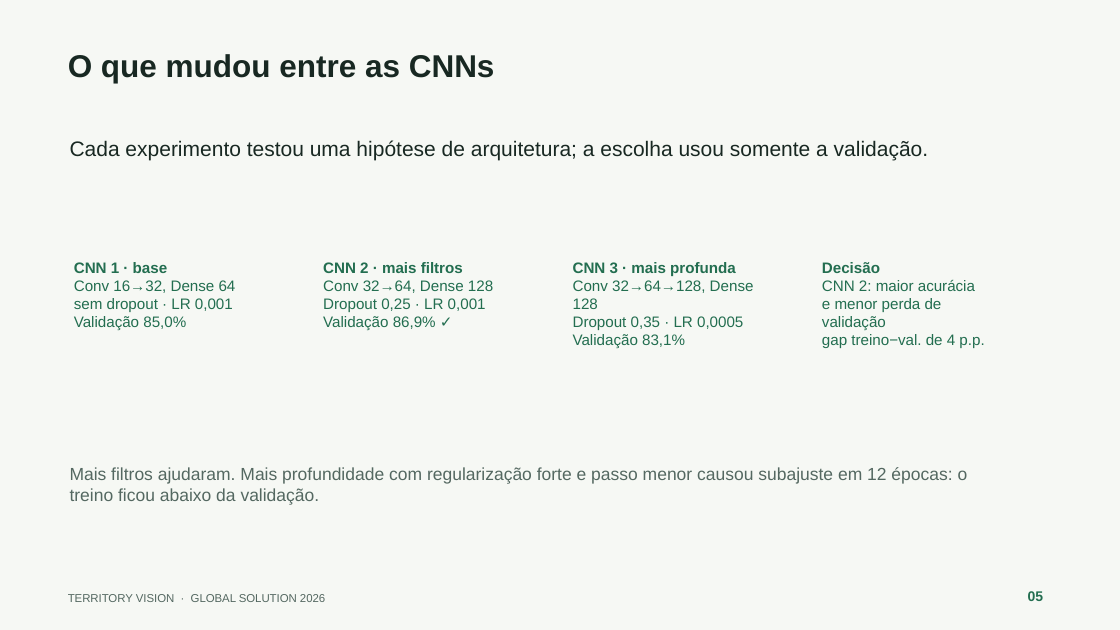
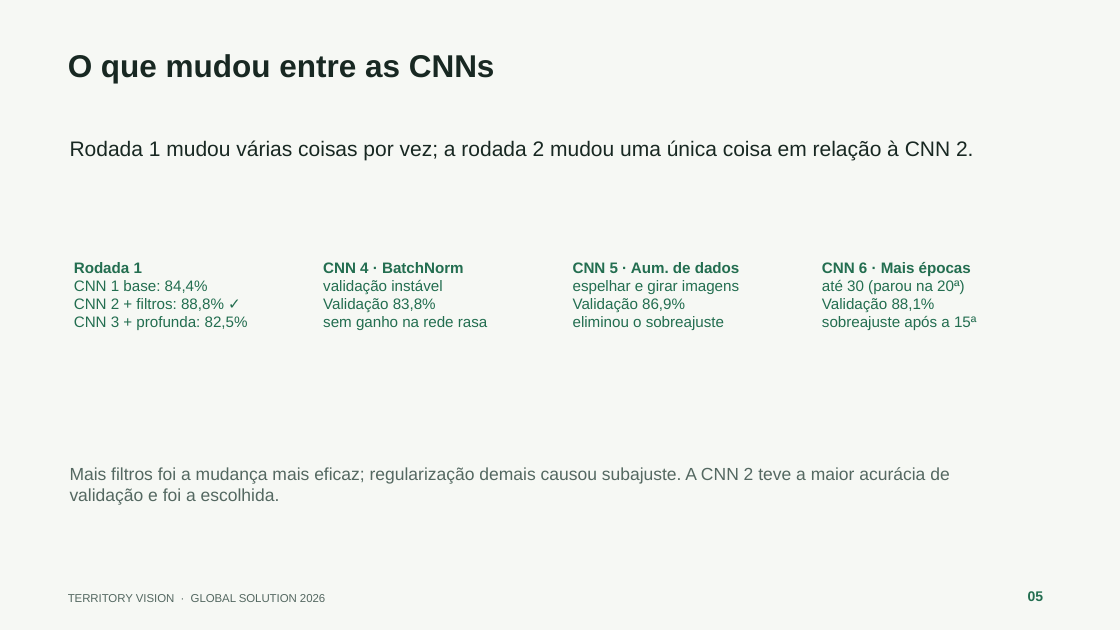
Before and after one commit to JoaoVictorAAbreu-Dev/gs-2026-cnn, a slide deck: slide 5 of docs/Territory_Vision_Apresentacao_Final.pptx. Drawn at 1120x630 pixels with LibreOffice and Linux fonts; fonts in the diff are those of the drawing. Boxes give left, top, right and bottom in pixels: in the first picture for what was removed or moved away, otherwise in the second. Text is boxed around its words. In the diff, an @@ line names an element or a change of style, - is before the commit and + after.

Commit message:
Registra a execução completa dos 6 experimentos
- Notebook executado no GitHub Actions com análise da segunda rodada
- Slides, README e resultados atualizados com os novos números

```diff
--- a/docs/Territory_Vision_Apresentacao_Final.pptx
+++ b/docs/Territory_Vision_Apresentacao_Final.pptx
@@ text at bbox=[70, 140, 973, 160]: text changed @@
-Cada experimento testou uma hipótese de arquitetura; a escolha usou somente a validação.
+Rodada 1 mudou várias coisas por vez; a rodada 2 mudou uma única coisa em relação à CNN 2.
@@ text at bbox=[74, 262, 248, 330]: text changed @@
-CNN 1 · base
-Conv 16→32, Dense 64
-sem dropout · LR 0,001
-Validação 85,0%
+Rodada 1
+CNN 1 base: 84,4%
+CNN 2 + filtros: 88,8% ✓
+CNN 3 + profunda: 82,5%
@@ text at bbox=[323, 262, 487, 330]: text changed @@
-CNN 2 · mais filtros
-Conv 32→64, Dense 128
-Dropout 0,25 · LR 0,001
-Validação 86,9% ✓
+CNN 4 · BatchNorm
+validação instável
+Validação 83,8%
+sem ganho na rede rasa
@@ text at bbox=[573, 262, 740, 330]: text changed @@
-CNN 3 · mais profunda
-Conv 32→64→128, Dense 128
-Dropout 0,35 · LR 0,0005
-Validação 83,1%
+CNN 5 · Aum. de dados
+espelhar e girar imagens
+Validação 86,9%
+eliminou o sobreajuste
@@ text at bbox=[822, 262, 976, 330]: text changed @@
-Decisão
-CNN 2: maior acurácia
-e menor perda de validação
-gap treino−val. de 4 p.p.
+CNN 6 · Mais épocas
+até 30 (parou na 20ª)
+Validação 88,1%
+sobreajuste após a 15ª
@@ text at bbox=[70, 467, 949, 505]: text changed @@
-Mais filtros ajudaram. Mais profundidade com regularização forte e passo menor causou subajuste em 12 épocas: o treino ficou abaixo da validação.
+Mais filtros foi a mudança mais eficaz; regularização demais causou subajuste. A CNN 2 teve a maior acurácia de validação e foi a escolhida.
```
Also in this commit, not shown: 6 other slides changed, 12 other files.
